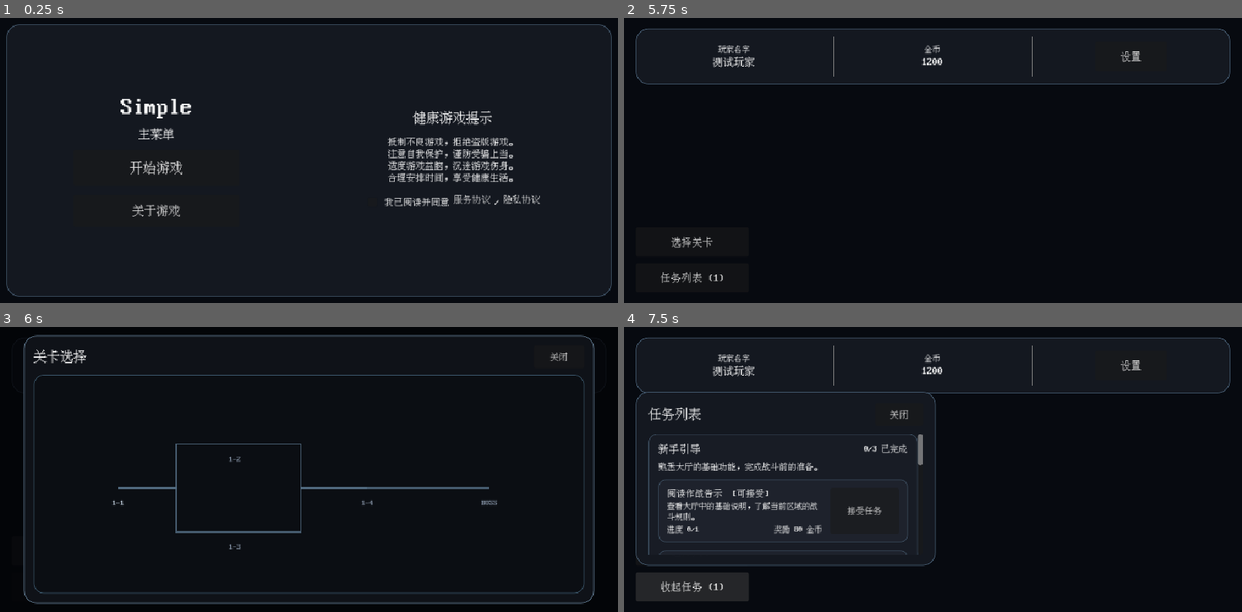
Above: before the commit, frames 1-4 (two rows, left to right).
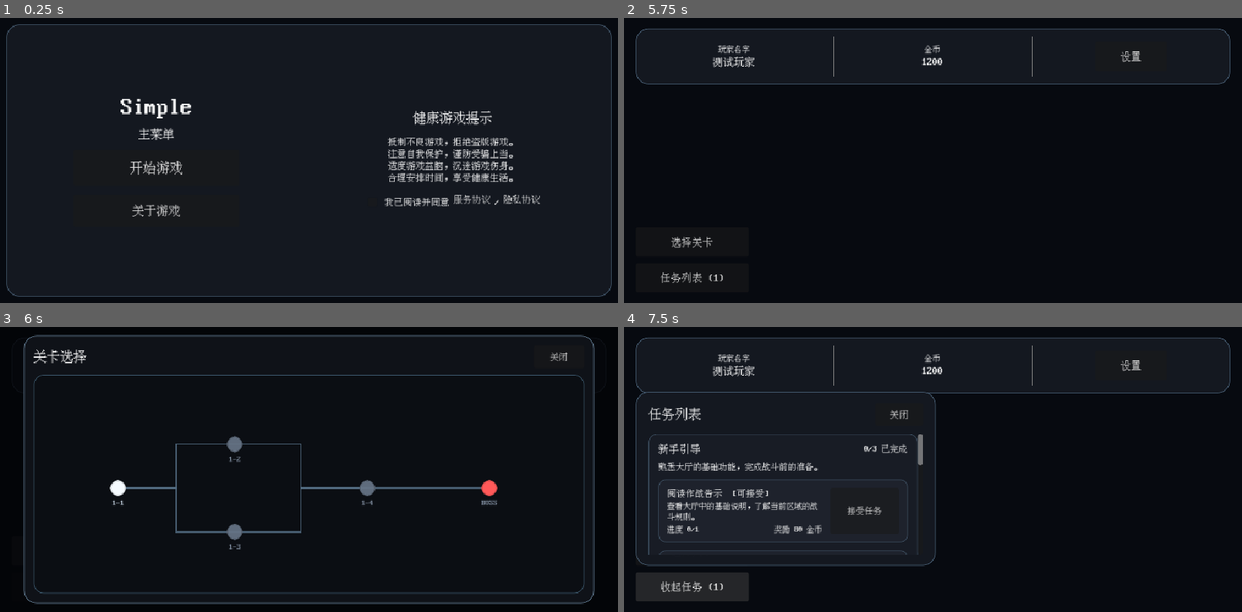
Above: after the commit, the same moments.

Repository: xunx-ii/Simple
Game: Godot game, scene res://scenes/main_menu.tscn
The game is run twice, just before and just after one commit, with the same random seed, the same clock (stepped at 60 frames per second) and the same inputs.
Inputs (mouse positions are in pixels of both pictures, inside the frame that each line leads up to):
- Up to frame 1 (0.25 s): no input
- Up to frame 2 (5.75 s): click "开始游戏" at 0.5 s; click "开始游戏" at 1.25 s; click "关于游戏" at 2 s; click (994, 203) at 2.75 s; click "是" at 3.5 s; click "设置" at 4.25 s; click "关闭" at 5 s
- Up to frame 3 (6 s): click "选择关卡" at 5.75 s
- Up to frame 4 (7.5 s): click "关闭" at 6.5 s; click "任务列表 (1)" at 7.25 s

Frames 1-2 are identical in both runs. In frame 3, 0.5% of the frame differs, in the area x 17-81%, y 38-75%; in frame 4, nothing differs.

Commit message:
修复关卡节点样式并补充介绍关闭按钮

Diff:
--- a/scripts/ui/level_selection_dialog.gd
+++ b/scripts/ui/level_selection_dialog.gd
@@ -31,6 +31,7 @@
 var detail_status_label: Label
 var detail_description_label: Label
 var detail_challenge_button: Button
+var detail_close_button: Button
 
 
 func _ready() -> void:
@@ -51,9 +52,7 @@
 
 
 func close_dialog() -> void:
-	selected_level_id = ""
-	if detail_popup != null:
-		detail_popup.visible = false
+	_clear_selected_level()
 	visible = false
 
 
@@ -160,12 +159,13 @@
 		tree_root.add_child(container)
 
 		var button := Button.new()
-		button.flat = true
+		button.flat = false
 		button.focus_mode = Control.FOCUS_NONE
 		button.text = ""
 		button.custom_minimum_size = Vector2.ONE * MARKER_SIZE
 		button.size = Vector2.ONE * MARKER_SIZE
 		button.position = Vector2((MARKER_CONTAINER_SIZE.x - MARKER_SIZE) * 0.5, 0.0)
+		button.mouse_default_cursor_shape = Control.CURSOR_POINTING_HAND
 		button.pressed.connect(_on_level_marker_pressed.bind(level_id))
 		container.add_child(button)
 
@@ -225,10 +225,22 @@
 	detail_layout.add_theme_constant_override("separation", 8)
 	detail_margin.add_child(detail_layout)
 
+	var detail_header := HBoxContainer.new()
+	detail_header.add_theme_constant_override("separation", 8)
+	detail_layout.add_child(detail_header)
+
 	detail_title_label = Label.new()
 	detail_title_label.autowrap_mode = TextServer.AUTOWRAP_WORD_SMART
+	detail_title_label.size_flags_horizontal = Control.SIZE_EXPAND_FILL
 	_apply_font(detail_title_label, 16)
-	detail_layout.add_child(detail_title_label)
+	detail_header.add_child(detail_title_label)
+
+	detail_close_button = Button.new()
+	detail_close_button.text = UITextsScript.CLOSE
+	detail_close_button.custom_minimum_size = Vector2(64.0, 28.0)
+	detail_close_button.pressed.connect(_on_detail_close_button_pressed)
+	_apply_font(detail_close_button, 12)
+	detail_header.add_child(detail_close_button)
 
 	detail_status_label = Label.new()
 	_apply_font(detail_status_label, 12)
@@ -428,6 +440,11 @@
 	challenge_requested.emit(selected_level_id)
 
 
+func _on_detail_close_button_pressed() -> void:
+	_clear_selected_level()
+	_refresh_level_widgets()
+
+
 func _on_backdrop_gui_input(event: InputEvent) -> void:
 	if event is InputEventMouseButton and event.button_index == MOUSE_BUTTON_LEFT and event.pressed:
 		close_dialog()
@@ -448,5 +465,11 @@
 	_update_tree_layout()
 
 
+func _clear_selected_level() -> void:
+	selected_level_id = ""
+	if detail_popup != null:
+		detail_popup.visible = false
+
+
 func _apply_font(control: Control, font_size: int) -> void:
 	UIThemeHelperScript.apply_font(control, UIFont, font_size)
